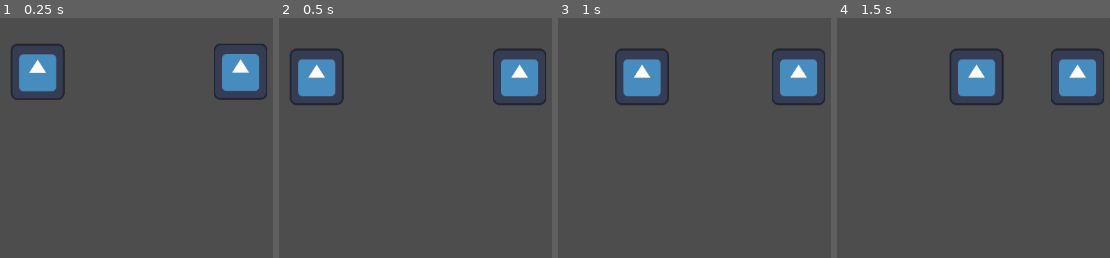
Above: before the commit, frames 1-4 (left to right).
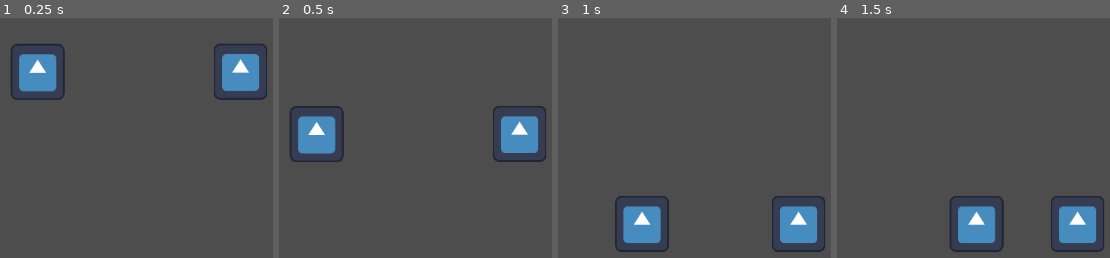
Above: after the commit, the same moments.

Repository: Fabian-Rodz/LightAndDarkness
Game: Godot game, scene res://scenes/game.tscn
Two runs of this game, one before a commit and one after it. Both use one fixed random seed, a clock stepped at 60 frames per second and the inputs below. The engine's default icon, where the game draws it, is replaced by a stand-in: a white triangle on a blue panel in a dark square.
Inputs:
- Up to frame 1 (0.25 s): no input
- Up to frame 2 (0.5 s): no input
- Up to frame 3 (1 s): tap Enter (ui_accept) at 0.5, 0.77 s; hold Right (ui_right) from 0.53 s (still down)
- Up to frame 4 (1.5 s): keep holding Right (ui_right)

Frame 1 is identical in both runs. In frame 2, 11% of the frame differs, in the area x 4-98%, y 12-60%; in frame 3, 11%; in frame 4, 11%.

Commit message:
area handle in room
be able to implement a generic area handle logic!

Diff:
--- a/project.godot
+++ b/project.godot
@@ -57,6 +57,16 @@
 "events": [Object(InputEventKey,"resource_local_to_scene":false,"resource_name":"","device":-1,"window_id":0,"alt_press …(195 unchanged characters)…
 ]
 }
+p1_interact={
+"deadzone": 0.2,
+"events": [Object(InputEventKey,"resource_local_to_scene":false,"resource_name":"","device":-1,"window_id":0,"alt_pressed":false,"shift_pressed":false,"ctrl_pressed":false,"meta_pressed":false,"pressed":false,"keycode":0,"physical_keycode":69,"key_label":0,"unicode":101,"location":0,"echo":false,"script":null)
+]
+}
+p2_interact={
+"deadzone": 0.2,
+"events": [Object(InputEventKey,"resource_local_to_scene":false,"resource_name":"","device":-1,"window_id":0,"alt_pressed":false,"shift_pressed":false,"ctrl_pressed":false,"meta_pressed":false,"pressed":false,"keycode":0,"physical_keycode":47,"key_label":0,"unicode":47,"location":0,"echo":false,"script":null)
+]
+}
 
 [physics]
 
--- a/scenes/rooms/room_1.tscn
+++ b/scenes/rooms/room_1.tscn
@@ -1,7 +1,43 @@
 [gd_scene format=3 uid="uid://dyn4bytoirbrn"]
 
 [ext_resource type="PackedScene" uid="uid://ds382wnq6tuxb" path="res://scenes/rooms/room_class.tscn" id="1_scgta"]
-[ext_resource type="Script" uid="uid://dtdkqslb8ty2n" path="res://scripts/rooms_scripts/room_1.gd" id="2_hnbyo"]
+[ext_resource type="Script" uid="uid://dtdkqslb8ty2n" path="res://scripts/rooms_scripts/room1/room_1.gd" id="2_hnbyo"]
+[ext_resource type="Script" uid="uid://cmwe5jdkj68fn" path="res://scripts/rooms_scripts/area.gd" id="3_fbq1s"]
+
+[sub_resource type="CircleShape2D" id="CircleShape2D_hnbyo"]
+
+[sub_resource type="RectangleShape2D" id="RectangleShape2D_hnbyo"]
+
+[sub_resource type="CircleShape2D" id="CircleShape2D_fbq1s"]
 
 [node name="Room_1" unique_id=429381505 instance=ExtResource("1_scgta")]
 script = ExtResource("2_hnbyo")
+
+[node name="StaticBody2D" parent="." index="0" unique_id=1528303112]
+position = Vector2(0, 1434)
+
+[node name="Area2D" type="Area2D" parent="." index="1" unique_id=1280411884]
+position = Vector2(453, 1113.0001)
+scale = Vector2(16.15589, 19.709343)
+script = ExtResource("3_fbq1s")
+
+[node name="CollisionShape2D" type="CollisionShape2D" parent="Area2D" index="0" unique_id=569695479]
+shape = SubResource("CircleShape2D_hnbyo")
+
+[node name="Area2D2" type="Area2D" parent="." index="2" unique_id=1107838980]
+position = Vector2(1306, 1113)
+scale = Vector2(16.15589, 19.709343)
+script = ExtResource("3_fbq1s")
+
+[node name="CollisionShape2D" type="CollisionShape2D" parent="Area2D2" index="0" unique_id=1803419804]
+shape = SubResource("RectangleShape2D_hnbyo")
+
+[node name="Area2D3" type="Area2D" parent="." index="3" unique_id=1768153773]
+position = Vector2(-832, 1097)
+scale = Vector2(16.15589, 19.709343)
+script = ExtResource("3_fbq1s")
+
+[node name="CollisionShape2D" type="CollisionShape2D" parent="Area2D3" index="0" unique_id=800122481]
+shape = SubResource("CircleShape2D_fbq1s")
+
+[connection signal="action" from="Area2D2" to="." method="_on_area_2d_2_action"]
--- a/scripts/player.gd
+++ b/scripts/player.gd
@@ -7,6 +7,10 @@
 
 # with this will be able to control the name of the inputs
 var input_name
+# if the player can iteract with something
+var can_interact : bool
+
+var current_area : Area2D = null
 
 @onready var interactable_collision: CollisionShape2D = $InteractableArea/InteractableCollision
 @export var test = "Test"
@@ -60,6 +64,9 @@
 			if Input.is_action_just_pressed(input_name + "up") and is_on_floor():
 				velocity.y = -JUMP_VELOCITY
 			velocity.x = move_toward(velocity.x,direction.x * BASE_SPEED, 10000 * delta)
+			if Input.is_action_just_pressed(input_name + "interact"):
+				if current_area != null :
+					current_area.action.emit(self)
 
 		Player_State.End_Screen:
 			pass
--- /dev/null
+++ b/scripts/rooms_scripts/area.gd
@@ -0,0 +1,3 @@
+extends Area2D
+
+signal action(body : Node2D, area : Area2D)
--- /dev/null
+++ b/scripts/rooms_scripts/room1/room_1.gd
@@ -0,0 +1,13 @@
+extends Room
+
+
+func _process(_delta: float) -> void:
+	pass
+
+# This function automatically connects all areas via signals to specific functions.
+func _ready():
+	for area in get_children():
+		if area is Area2D:
+			area.body_entered.connect(_on_any_area_entered.bind(area))
+			area.body_exited.connect(_on_any_area_exited)
+			area.action.connect(_on_area_action.bind(area))
--- a/scripts/rooms_scripts/room_1.gd
+++ /dev/null
@@ -1,7 +0,0 @@
-extends Room
-
-func _ready() -> void:
-	pass
-
-func _process(delta: float) -> void:
-	pass
--- a/scripts/rooms_scripts/room_class.gd
+++ b/scripts/rooms_scripts/room_class.gd
@@ -16,3 +16,32 @@
 func set_players_reference(p1 : Player, p2 : Player):
 	player_1 = p1
 	player_2 = p2
+
+
+func _process(_delta: float) -> void:
+	pass
+
+"""
+This should implement connecting all the area signals.
+This is implemented in a room scene that inherits from
+this script. If you want more information, look in the
+room scripts folder.
+"""
+func _ready():
+	pass
+
+# ---------------- Area Handle ---------------------
+func _on_any_area_entered(body: Node2D, area: Area2D):
+	if body is Player:
+		body.current_area = area
+
+func _on_any_area_exited(body: Node2D):
+	if body is Player:
+		body.current_area = null
+
+func _on_area_action(player: Player, area: Area2D):
+	# Depending of the area, the action will change
+	match area.name:
+		"Area2D":  print(player.name + ": lever pulled")
+		"Area2D2": print(player.name + ": chest opened")
+		_:         print(player.name + " interacted with " + area.name)
Not shown, added: scripts/rooms_scripts/area.gd.uid
Renamed: scripts/rooms_scripts/room_1.gd.uid -> scripts/rooms_scripts/room1/room_1.gd.uid
